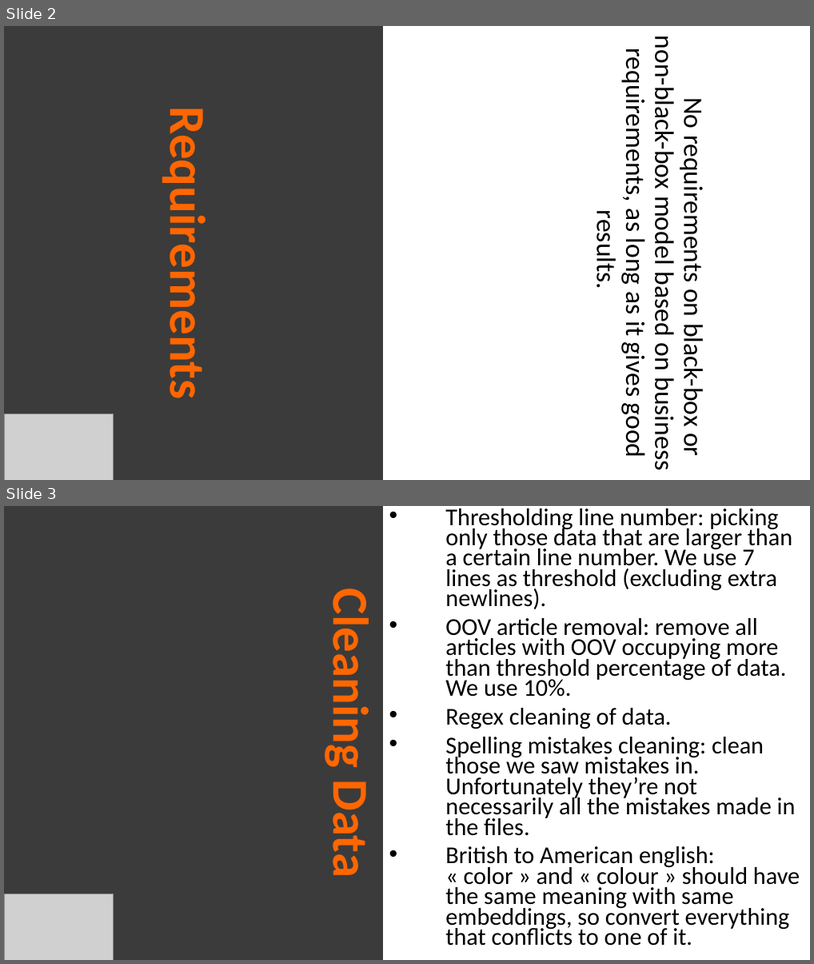
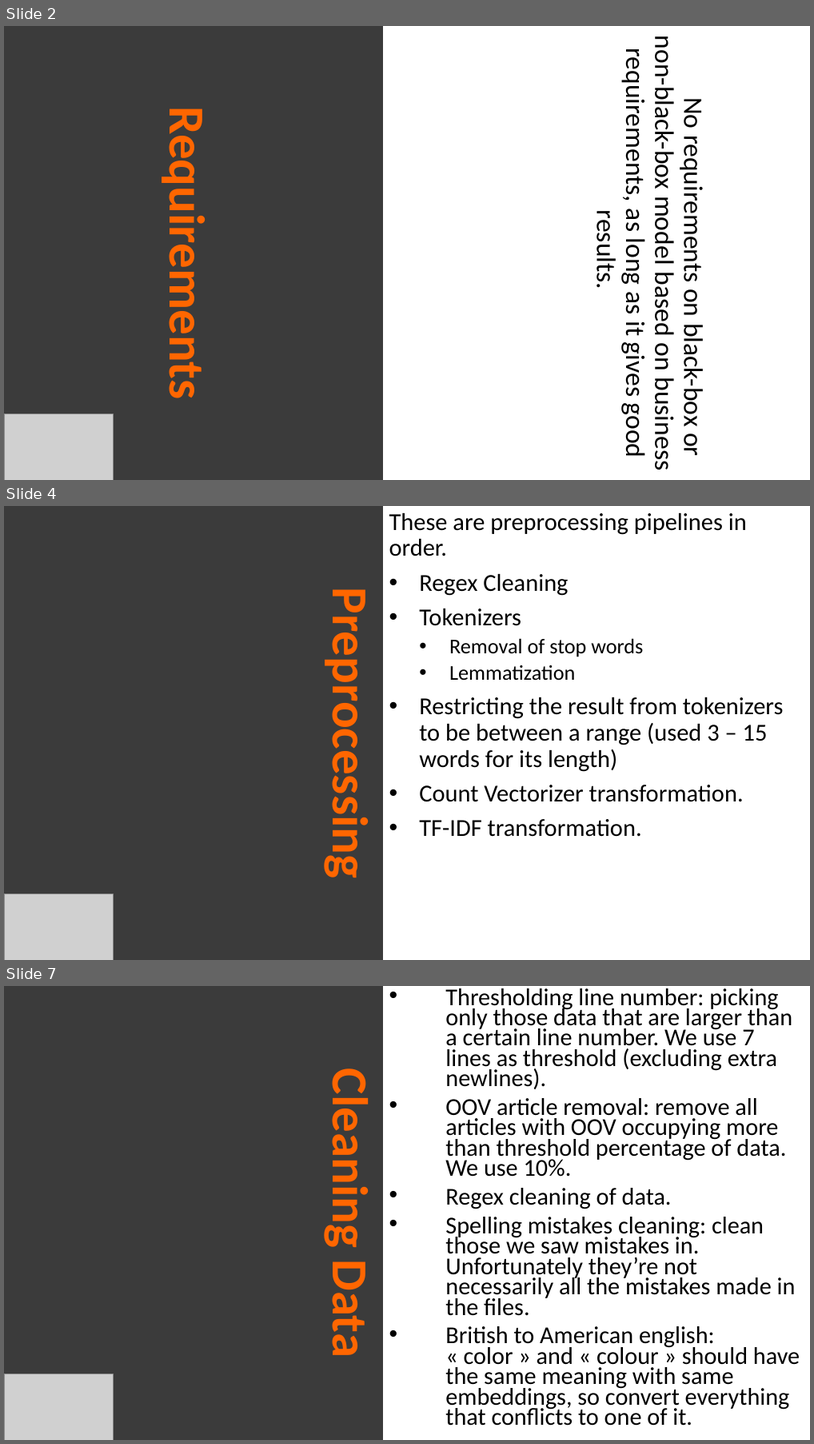
Before and after one commit to Wabinab/NLP_GroupProject_DG, a slide deck: Week_13/Final_Report_1.pptx. Shown one above the other, each under a label of ours: slides 2 and 3 before the commit, slides 2, 4 and 7 after it; the slides between them are not shown. The pictures are 814x964 and 814x1444 pixels, drawn with LibreOffice and Linux fonts; fonts in the diff are those of the drawing; grey boxes stand for pictures. Boxes give left, top, right and bottom in pixels: in the first picture for what was removed or moved away, otherwise in the second. Text is boxed around its words. In the diff, an @@ line names an element or a change of style, - is before the commit and + after.

```diff
--- a/Week_13/Final_Report_1.pptx
+++ b/Week_13/Final_Report_1.pptx
@@ slide 4 added at (4,506,810,960), background #FFFFFF @@
@@ title added at (4,506,383,960), fill #3B3B3B, 60 pt, text #FF6600, bold @@
+Preprocessing
@@ subtitle added at (390,513,783,836), 29 pt, text #000000 @@
+These are preprocessing pipelines in order.
+• Regex Cleaning
+• Tokenizers
+  • Removal of stop words
+  • Lemmatization
+• Restricting the result from tokenizers to be between a range (used 3 – 15 words for its length)
+• Count Vectorizer transformation.
+• TF-IDF transformation.
@@ picture added at (4,894,114,960) @@
@@ what was slide 3 is now slide 7 @@
```
Also in this commit, not shown: 1 slide changed, 3 other slides added, 1 other file.
